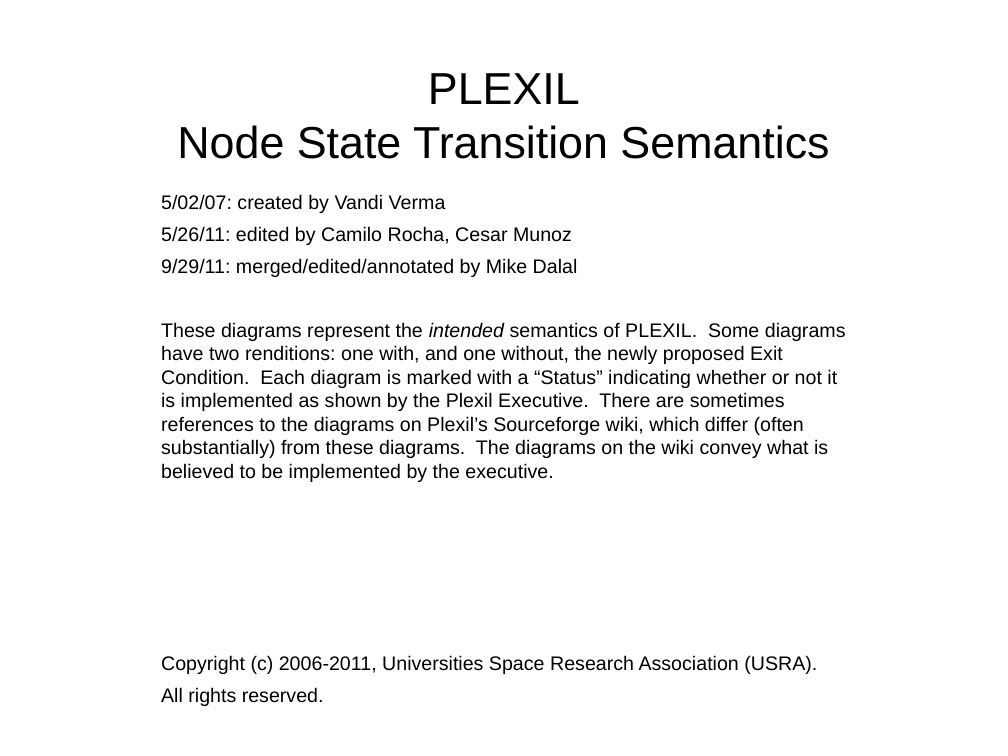
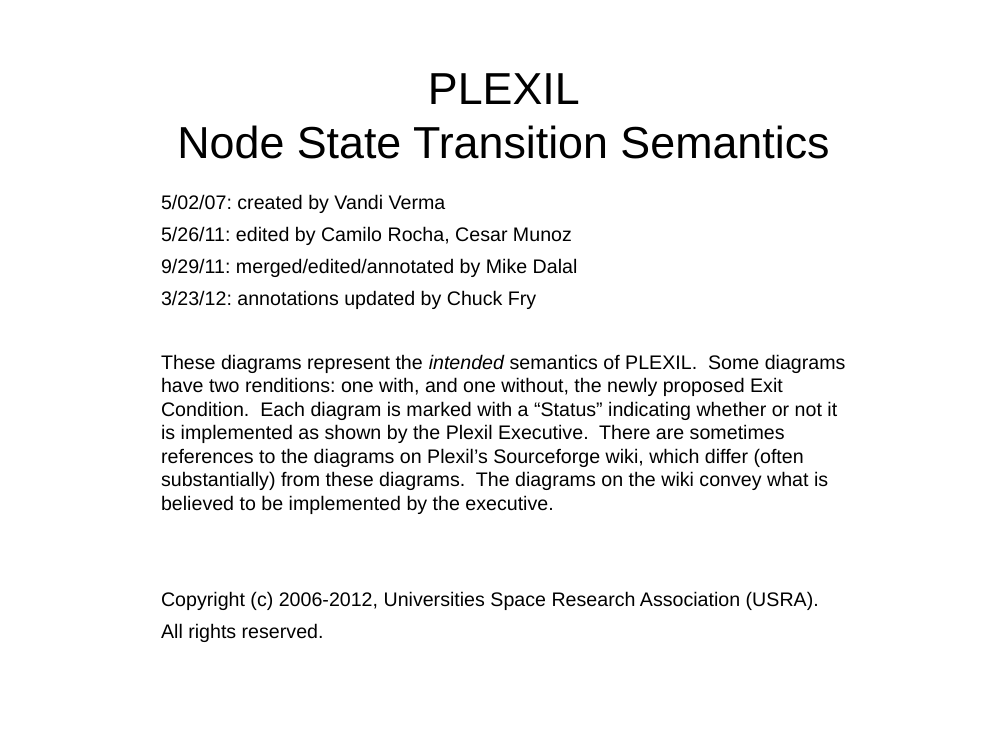
Before and after one commit to plexil-group/plexil, a slide deck: slide 1 of doc/NodeStateTransitions.ppt. Drawn at 1008x756 pixels with LibreOffice and Linux fonts; fonts in the diff are those of the drawing. Boxes give left, top, right and bottom in pixels: in the first picture for what was removed or moved away, otherwise in the second. Text is boxed around its words. In the diff, an @@ line names an element or a change of style, - is before the commit and + after.

```diff
--- a/doc/NodeStateTransitions.ppt
+++ b/doc/NodeStateTransitions.ppt
@@ text at bbox=[161, 290, 536, 309]: paragraph added @@
+3/23/12: annotations updated by Chuck Fry
@@ text at bbox=[161, 591, 819, 610]: text changed @@
-Copyright (c) 2006-2011, Universities Space Research Association (USRA).
+Copyright (c) 2006-2012, Universities Space Research Association (USRA).
```
Also in this commit, not shown: 19 other slides changed.
